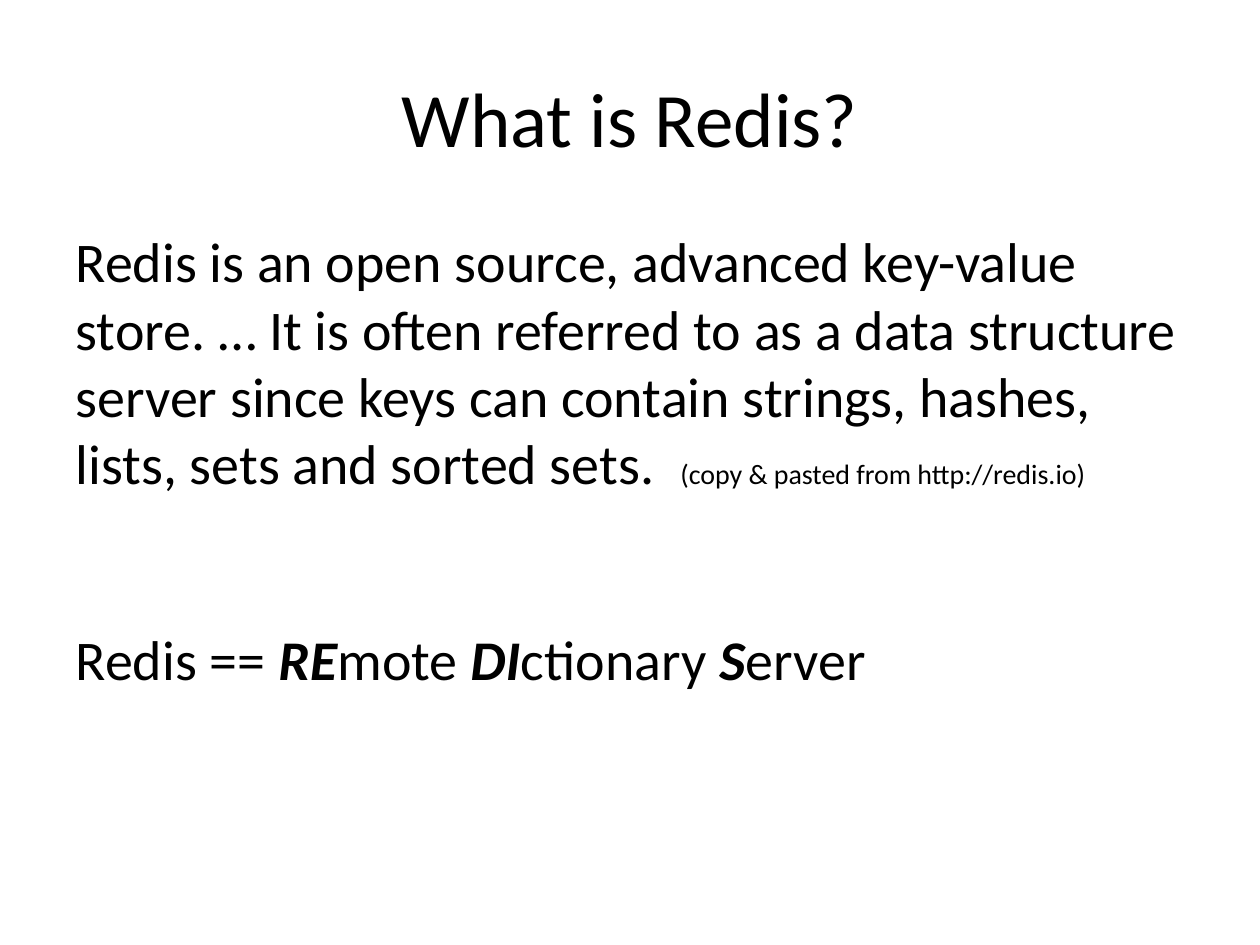
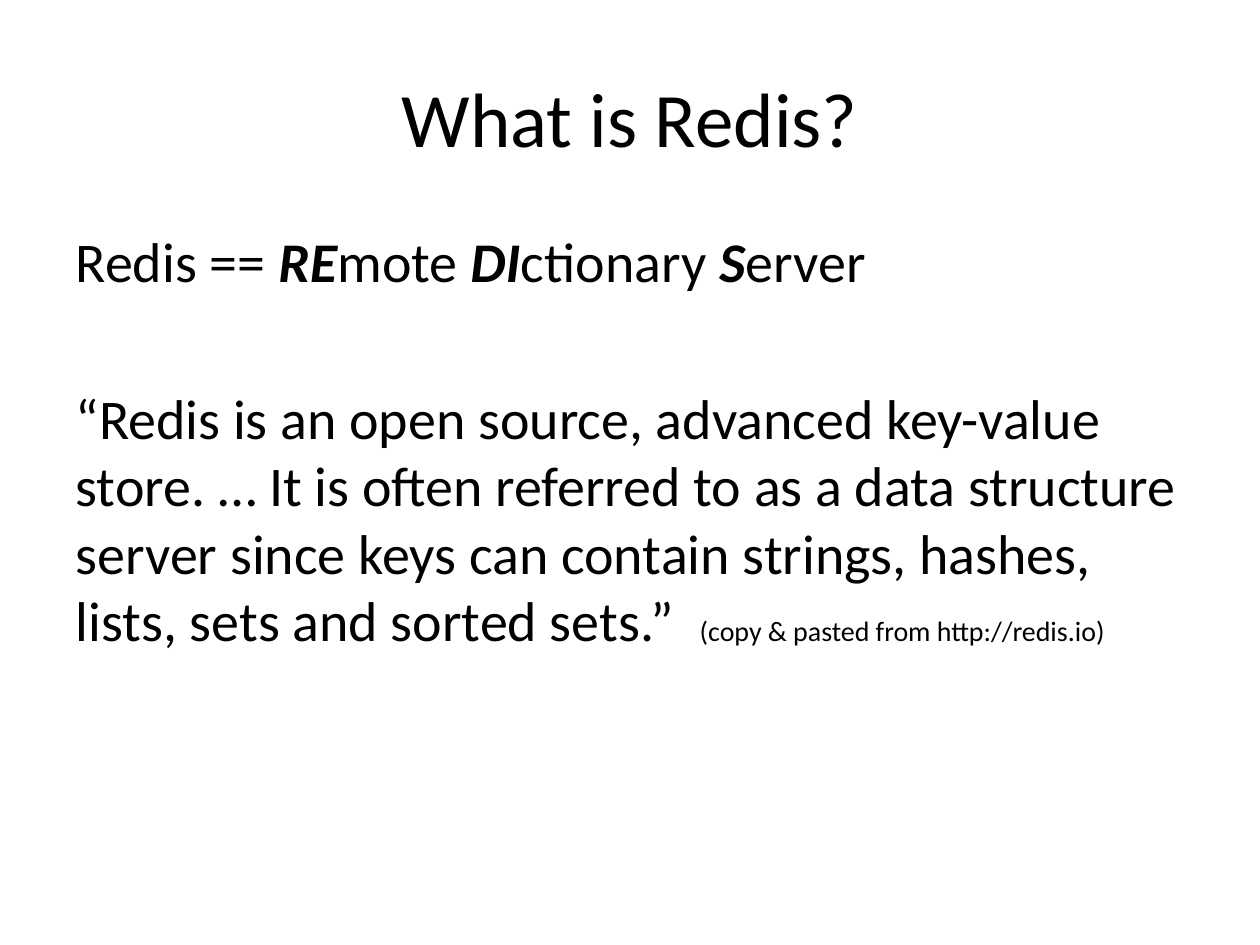
Before and after one commit to redsquirrel/redis-at-groupon, a slide deck: slide 2 of redis-groupon.pptx. Drawn at 1260x945 pixels with LibreOffice and Linux fonts; fonts in the diff are those of the drawing. Boxes give left, top, right and bottom in pixels: in the first picture for what was removed or moved away, otherwise in the second. Text is boxed around its words. In the diff, an @@ line names an element or a change of style, - is before the commit and + after.

```diff
--- a/redis-groupon.pptx
+++ b/redis-groupon.pptx
@@ text at bbox=[76, 243, 1175, 491]: paragraph removed @@
-Redis is an open source, advanced key-value store. … It is often referred to as a data structure server since keys can contain strings, hashes, lists, sets and sorted sets. (copy & pasted from http://redis.io)
@@ text at bbox=[76, 398, 1175, 648]: paragraph added @@
+“Redis is an open source, advanced key-value store. … It is often referred to as a data structure server since keys can contain strings, hashes, lists, sets and sorted sets.” (copy & pasted from http://redis.io)
```
Also in this commit, not shown: 5 other slides changed.
